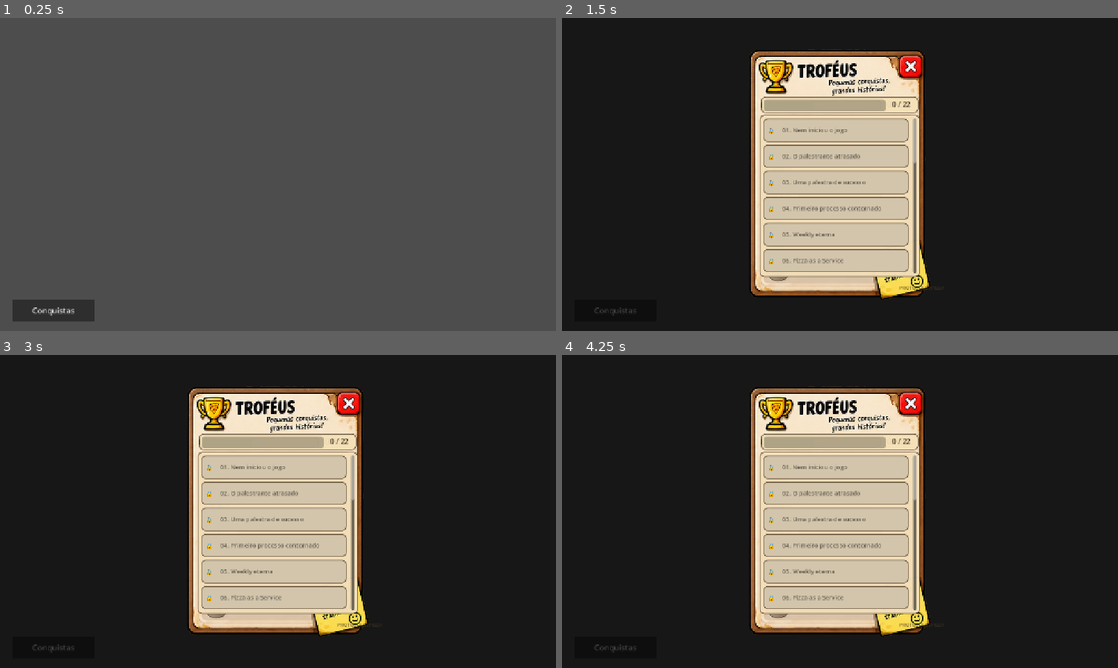
Above: before the commit, frames 1-4 (two rows, left to right).
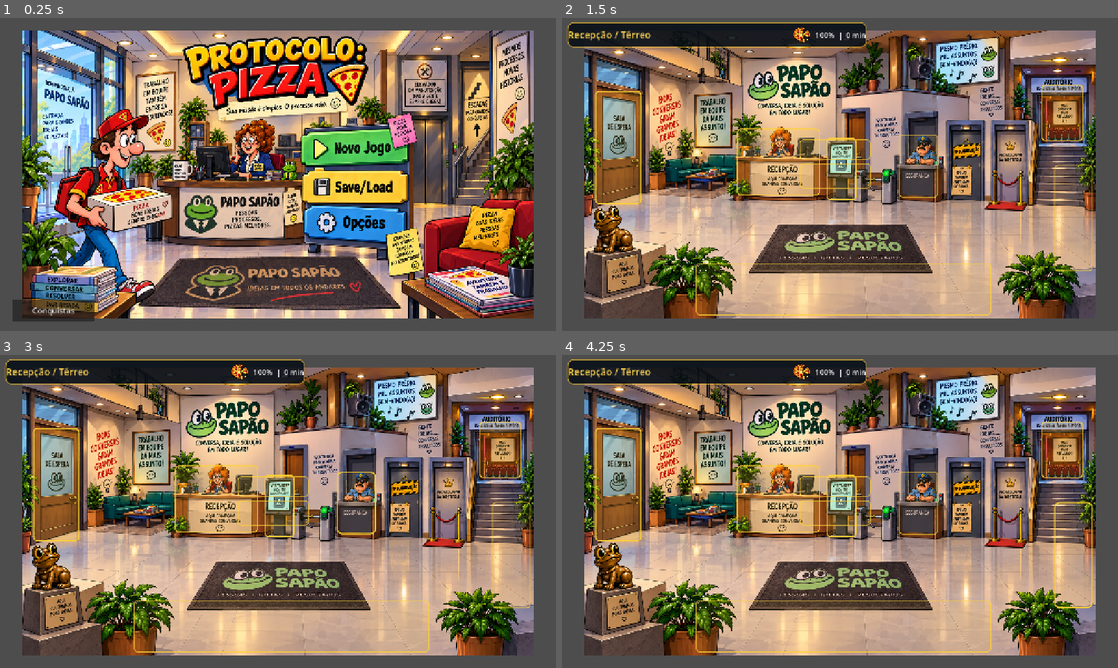
Above: after the commit, the same moments.

Repository: washincofer/protocolo-pizza
Game: Godot game, scene res://scenes/Main.tscn
The game is run twice, just before and just after one commit, with the same random seed, the same clock (stepped at 60 frames per second) and the same inputs.
Inputs (mouse positions are in pixels of both pictures, inside the frame that each line leads up to):
- Up to frame 1 (0.25 s): no input
- Up to frame 2 (1.5 s): click (917, 146) at 0.52 s; click (617, 309) at 1.25 s, where only the run before the commit has a clickable "Conquistas"
- Up to frame 3 (3 s): click (272, 458) at 2.02 s; click (355, 502) at 2.77 s
- Up to frame 4 (4.25 s): click (1073, 555) at 3.52 s

The runs differ from the first frame. In frame 1, 79% of the frame differs, in the area x 4-96%, y 4-96%; in frame 2, 89%; in frame 3, 89%; in frame 4, 89%, in the area x 0-100%, y 0-100%.
Error before the commit: Parse Error: Identifier "SceneTransition" not declared in the current scope. (res://scripts/scene_router.gd:8)
Error after the commit: Attempted to free a locked object (calling or emitting). (res://scripts/main.gd:22)

Commit message:
Ativa transição global de cenários

Diff:
--- a/godot/project.godot
+++ b/godot/project.godot
@@ -13,6 +13,7 @@
 EndingManager="*res://scripts/ending_manager.gd"
 SettingsManager="*res://scripts/settings_manager.gd"
 SaveManager="*res://scripts/save_manager.gd"
+SceneTransition="*res://scripts/scene_transition.gd"
 SceneRouter="*res://scripts/scene_router.gd"
 GameFlow="*res://scripts/game_flow.gd"
 DebugTools="*res://scripts/debug_tools.gd"
